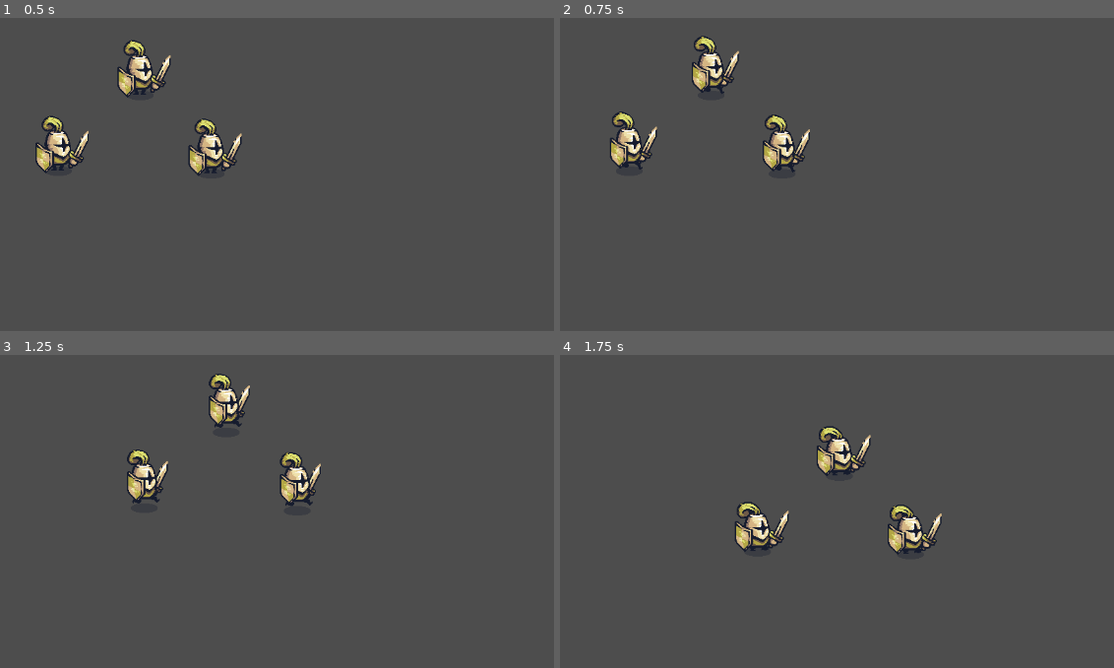
Above: before the commit, frames 1-4 (two rows, left to right).
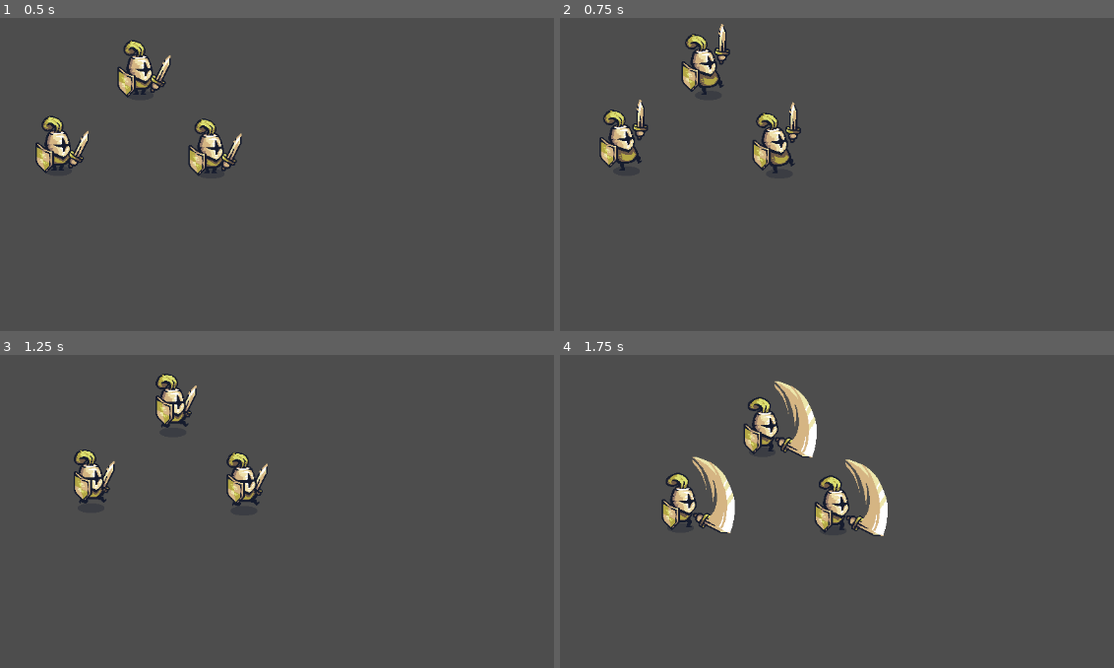
Above: after the commit, the same moments.

Repository: rhpinotti/dio-tiny_swords
Game: Godot game, scene res://test_scenes/test_player.tscn
Two runs of this game, one before a commit and one after it. Both use one fixed random seed, a clock stepped at 60 frames per second and the inputs below. The project has no main scene, so this scene is started directly.
Inputs (mouse positions are in pixels of both pictures, inside the frame that each line leads up to):
- Up to frame 1 (0.5 s): no input
- Up to frame 2 (0.75 s): move the mouse to (outside the picture) at 0.52 s; hold D (move_right) from 0.53 s (still down); click (outside the picture) at 0.6 s
- Up to frame 3 (1.25 s): keep holding D (move_right)
- Up to frame 4 (1.75 s): move the mouse to (798, 545) at 1.27 s; release D (move_right) at 1.28 s; hold S (move_down) from 1.28 s (still down); click (798, 545) at 1.35 s

Frame 1 is identical in both runs. In frame 2, 3.8% of the frame differs, in the area x 7-46%, y 1-50%; in frame 3, 4.8%; in frame 4, 7.8%, in the area x 18-69%, y 8-64%.

Commit message:
Programando o ataque

Diff:
--- a/player/player.gd
+++ b/player/player.gd
@@ -6,6 +6,16 @@
 @onready var sprite: Sprite2D = $Sprite2D
 
 var is_running: bool = false
+var is_attacking: bool = false
+var attack_cooldown: float = 0.0
+
+func _process(delta):
+	if is_attacking:
+		attack_cooldown -= delta
+		if attack_cooldown <= 0:
+			is_attacking = false
+			is_running = false
+			animation_player.play("idle")
 
 func _physics_process(delta: float):
 	#obter input vector
@@ -20,6 +30,8 @@
 
 	# modificar velocidade
 	var target_velocity = input_vector * speed * 100
+	if is_attacking:
+		target_velocity *= 0.25
 	velocity = lerp(velocity, target_velocity, 0.05)
 	move_and_slide()
 
@@ -27,11 +39,12 @@
 	var was_running = is_running
 	is_running = not input_vector.is_zero_approx()
 
-	if was_running != is_running:
-		if is_running:
-			animation_player.play("run")
-		else:
-			animation_player.play("idle")
+	if !is_attacking:
+		if was_running != is_running:
+			if is_running:
+				animation_player.play("run")
+			else:
+				animation_player.play("idle")
 
 	#girar sprite
 	if input_vector.x > 0:
@@ -40,3 +53,17 @@
 	elif input_vector.x < 0:
 		#marcar flip_h sprite2d
 		sprite.flip_h = true
+
+	#ataque
+	if Input.is_action_just_pressed("attack"):
+		attack()
+
+func attack():
+	if is_attacking:
+		return
+
+	#attack_side_1
+	#attack_side_2
+	animation_player.play("attack_side_1")
+	attack_cooldown = 0.6
+	is_attacking = true
--- a/player/player.tscn
+++ b/player/player.tscn
@@ -6,6 +6,21 @@
 [sub_resource type="CapsuleShape2D" id="CapsuleShape2D_vfspu"]
 radius = 17.0
 height = 62.0
+
+[sub_resource type="Animation" id="Animation_7sah8"]
+length = 0.001
+tracks/0/type = "value"
+tracks/0/imported = false
+tracks/0/enabled = true
+tracks/0/path = NodePath("Sprite2D:frame_coords")
+tracks/0/interp = 1
+tracks/0/loop_wrap = true
+tracks/0/keys = {
+"times": PackedFloat32Array(0),
+"transitions": PackedFloat32Array(1),
+"update": 1,
+"values": [Vector2i(0, 0)]
+}
 
 [sub_resource type="Animation" id="Animation_ax6l6"]
 resource_name = "idle"
@@ -22,21 +37,6 @@
 "transitions": PackedFloat32Array(1, 1, 1, 1, 1, 1),
 "update": 1,
 "values": [Vector2i(0, 0), Vector2i(1, 0), Vector2i(2, 0), Vector2i(3, 0), Vector2i(4, 0), Vector2i(4, 0)]
-}
-
-[sub_resource type="Animation" id="Animation_7sah8"]
-length = 0.001
-tracks/0/type = "value"
-tracks/0/imported = false
-tracks/0/enabled = true
-tracks/0/path = NodePath("Sprite2D:frame_coords")
-tracks/0/interp = 1
-tracks/0/loop_wrap = true
-tracks/0/keys = {
-"times": PackedFloat32Array(0),
-"transitions": PackedFloat32Array(1),
-"update": 1,
-"values": [Vector2i(0, 0)]
 }
 
 [sub_resource type="Animation" id="Animation_lw18x"]
@@ -56,9 +56,111 @@
 "values": [Vector2i(0, 1), Vector2i(1, 1), Vector2i(2, 1), Vector2i(3, 1), Vector2i(4, 1), Vector2i(5, 1)]
 }
 
+[sub_resource type="Animation" id="Animation_0goli"]
+resource_name = "attack_side_1"
+length = 0.6
+tracks/0/type = "value"
+tracks/0/imported = false
+tracks/0/enabled = true
+tracks/0/path = NodePath("Sprite2D:frame_coords")
+tracks/0/interp = 1
+tracks/0/loop_wrap = true
+tracks/0/keys = {
+"times": PackedFloat32Array(0, 0.1, 0.2, 0.3, 0.4, 0.5),
+"transitions": PackedFloat32Array(1, 1, 1, 1, 1, 1),
+"update": 1,
+"values": [Vector2i(0, 2), Vector2i(1, 2), Vector2i(2, 2), Vector2i(3, 2), Vector2i(4, 2), Vector2i(5, 2)]
+}
+
+[sub_resource type="Animation" id="Animation_od0p1"]
+resource_name = "attack_side_2"
+length = 0.6
+tracks/0/type = "value"
+tracks/0/imported = false
+tracks/0/enabled = true
+tracks/0/path = NodePath("Sprite2D:frame_coords")
+tracks/0/interp = 1
+tracks/0/loop_wrap = true
+tracks/0/keys = {
+"times": PackedFloat32Array(0, 0.1, 0.2, 0.3, 0.4, 0.5),
+"transitions": PackedFloat32Array(1, 1, 1, 1, 1, 1),
+"update": 1,
+"values": [Vector2i(0, 3), Vector2i(1, 3), Vector2i(2, 3), Vector2i(3, 3), Vector2i(4, 3), Vector2i(5, 3)]
+}
+
+[sub_resource type="Animation" id="Animation_20x7u"]
+resource_name = "attack_down_1"
+length = 0.6
+tracks/0/type = "value"
+tracks/0/imported = false
+tracks/0/enabled = true
+tracks/0/path = NodePath("Sprite2D:frame_coords")
+tracks/0/interp = 1
+tracks/0/loop_wrap = true
+tracks/0/keys = {
+"times": PackedFloat32Array(0, 0.1, 0.2, 0.3, 0.4, 0.5),
+"transitions": PackedFloat32Array(1, 1, 1, 1, 1, 1),
+"update": 1,
+"values": [Vector2i(0, 4), Vector2i(1, 4), Vector2i(2, 4), Vector2i(3, 4), Vector2i(4, 4), Vector2i(5, 4)]
+}
+
+[sub_resource type="Animation" id="Animation_xdi4r"]
+resource_name = "attack_down_2"
+length = 0.6
+tracks/0/type = "value"
+tracks/0/imported = false
+tracks/0/enabled = true
+tracks/0/path = NodePath("Sprite2D:frame_coords")
+tracks/0/interp = 1
+tracks/0/loop_wrap = true
+tracks/0/keys = {
+"times": PackedFloat32Array(0, 0.1, 0.2, 0.3, 0.4, 0.5),
+"transitions": PackedFloat32Array(1, 1, 1, 1, 1, 1),
+"update": 1,
+"values": [Vector2i(0, 5), Vector2i(1, 5), Vector2i(2, 5), Vector2i(3, 5), Vector2i(4, 5), Vector2i(5, 5)]
+}
+
+[sub_resource type="Animation" id="Animation_drld3"]
+resource_name = "attack_up_1"
+length = 0.61
+tracks/0/type = "value"
+tracks/0/imported = false
+tracks/0/enabled = true
+tracks/0/path = NodePath("Sprite2D:frame_coords")
+tracks/0/interp = 1
+tracks/0/loop_wrap = true
+tracks/0/keys = {
+"times": PackedFloat32Array(0, 0.1, 0.2, 0.3, 0.4, 0.5),
+"transitions": PackedFloat32Array(1, 1, 1, 1, 1, 1),
+"update": 1,
+"values": [Vector2i(0, 6), Vector2i(1, 6), Vector2i(2, 6), Vector2i(3, 6), Vector2i(4, 6), Vector2i(5, 6)]
+}
+
+[sub_resource type="Animation" id="Animation_w12su"]
+resource_name = "attack_up_2"
+length = 0.6
+tracks/0/type = "value"
+tracks/0/imported = false
+tracks/0/enabled = true
+tracks/0/path = NodePath("Sprite2D:frame_coords")
+tracks/0/interp = 1
+tracks/0/loop_wrap = true
+tracks/0/keys = {
+"times": PackedFloat32Array(0, 0.1, 0.2, 0.3, 0.4, 0.5),
+"transitions": PackedFloat32Array(1, 1, 1, 1, 1, 1),
+"update": 1,
+"values": [Vector2i(0, 7), Vector2i(1, 7), Vector2i(2, 7), Vector2i(3, 7), Vector2i(4, 7), Vector2i(5, 7)]
+}
+
 [sub_resource type="AnimationLibrary" id="AnimationLibrary_580x4"]
 _data = {
 "RESET": SubResource("Animation_7sah8"),
+"attack_down_1": SubResource("Animation_20x7u"),
+"attack_down_2": SubResource("Animation_xdi4r"),
+"attack_side_1": SubResource("Animation_0goli"),
+"attack_side_2": SubResource("Animation_od0p1"),
+"attack_up_1": SubResource("Animation_drld3"),
+"attack_up_2": SubResource("Animation_w12su"),
 "idle": SubResource("Animation_ax6l6"),
 "run": SubResource("Animation_lw18x")
 }
--- a/project.godot
+++ b/project.godot
@@ -48,6 +48,12 @@
 , Object(InputEventJoypadMotion,"resource_local_to_scene":false,"resource_name":"","device":-1,"axis":1,"axis_value":1.0,"script":null)
 ]
 }
+attack={
+"deadzone": 0.5,
+"events": [Object(InputEventMouseButton,"resource_local_to_scene":false,"resource_name":"","device":-1,"window_id":0,"alt_pressed":false,"shift_pressed":false,"ctrl_pressed":false,"meta_pressed":false,"button_mask":1,"position":Vector2(141, 18),"global_position":Vector2(145, 59),"factor":1.0,"button_index":1,"canceled":false,"pressed":true,"double_click":false,"script":null)
+, Object(InputEventKey,"resource_local_to_scene":false,"resource_name":"","device":-1,"window_id":0,"alt_pressed":false,"shift_pressed":false,"ctrl_pressed":false,"meta_pressed":false,"pressed":false,"keycode":0,"physical_keycode":32,"key_label":0,"unicode":32,"echo":false,"script":null)
+]
+}
 
 [rendering]
 
Not shown: 1 places in player/player.tscn that only renumber resources
